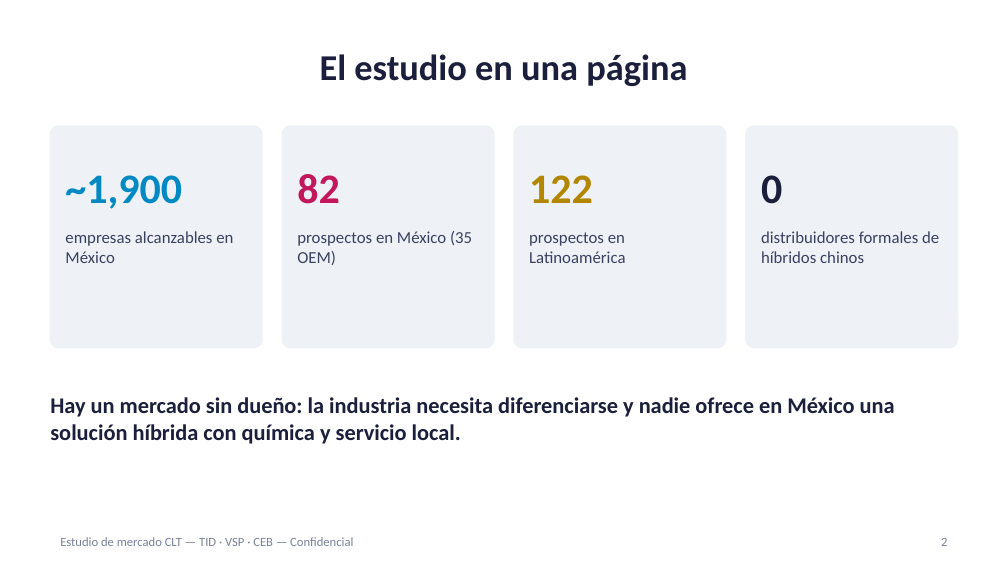
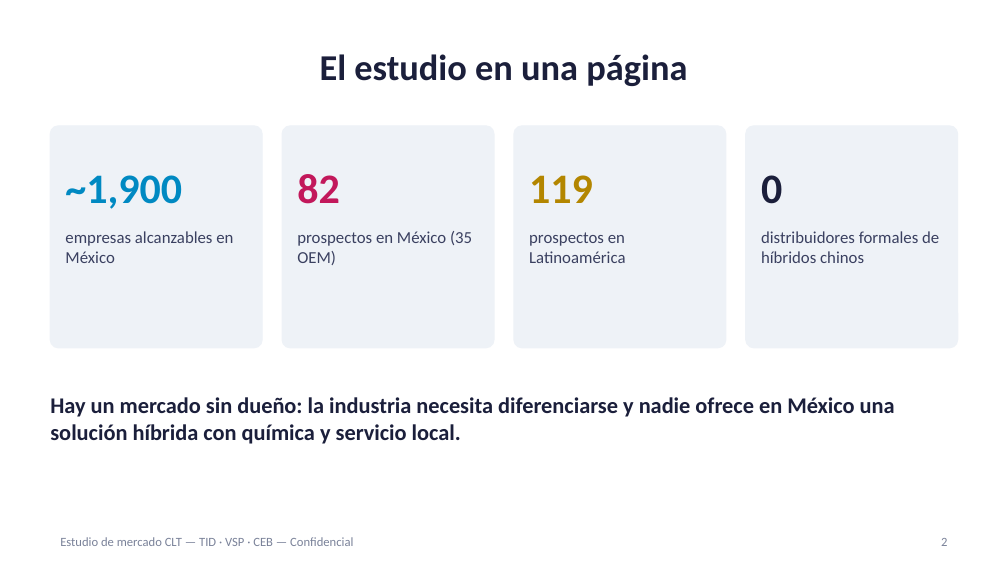
Before and after one commit to carlosmoreno793508/Cosas-Carlos, a slide deck: slide 2 of propuesta-clt/Estudio_Mercado_CLT_Mexico_Latam_ES.pptx. Drawn at 1008x567 pixels with LibreOffice and Linux fonts; fonts in the diff are those of the drawing. Boxes give left, top, right and bottom in pixels: in the first picture for what was removed or moved away, otherwise in the second. Text is boxed around its words. In the diff, an @@ line names an element or a change of style, - is before the commit and + after.

```diff
--- a/propuesta-clt/Estudio_Mercado_CLT_Mexico_Latam_ES.pptx
+++ b/propuesta-clt/Estudio_Mercado_CLT_Mexico_Latam_ES.pptx
@@ text at [529,175,593,203]: text changed @@
-122
+119
```
Also in this commit, not shown: 4 other slides changed, 24 other files.
